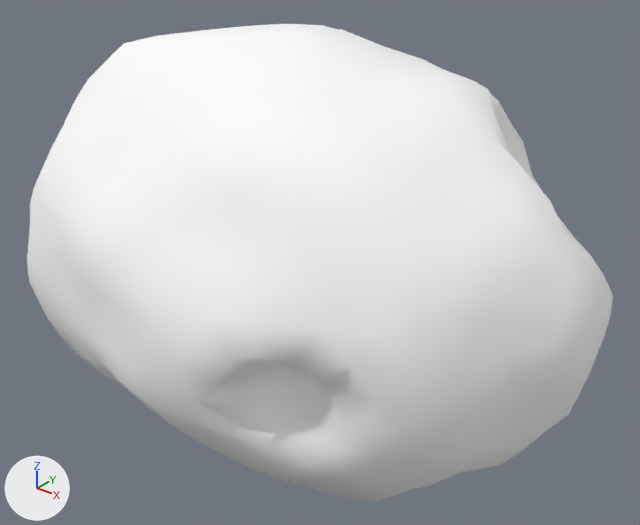
The glTF model assets/asteroids/asteroid_med_13.glb, before and after one commit.
Before and after are seen from a 50 mm lens placed at (1.95, -2.36, 1.46), pointed at (0.06, 0.0, 0.0). Arrows for +X, +Y and +Z are at lower left; the lights stay in place. The first picture is the older version. Vertices at exactly the same position are counted once.

Script lines for the objects in view, before the commit:
```python
mat_rock_asteroid_med_13 = principled_material('Rock_asteroid_med_13')
mat_rock_asteroid_med_13.base_color = (1.0, 1.0, 1.0)  # white #ffffff
mat_rock_asteroid_med_13.metallic = 0.00527
mat_rock_asteroid_med_13.roughness = 0.882
me_icosphere = bpy.data.meshes.new('Icosphere')
me_icosphere.from_pydata(...)  # 642 vertices, 1280 faces; spans x -1.13..1.14, y -0.86..0.84, z -0.76..0.86
me_icosphere.materials.append(mat_rock_asteroid_med_13)  # white #ffffff
ob_asteroid_med_13 = bpy.data.objects.new('asteroid_med_13', me_icosphere)
ob_asteroid_med_13.location = (0.0, 0.0, 0.0)
```
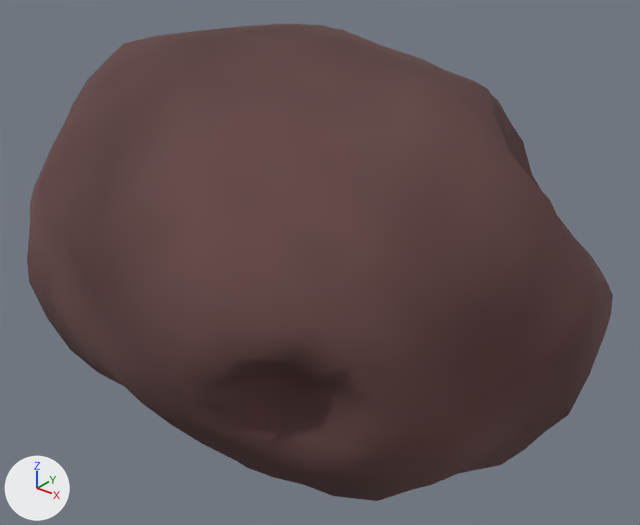
Patch to the scene script:
```diff
--- a/assets/asteroids/asteroid_med_13.glb.py
+++ b/assets/asteroids/asteroid_med_13.glb.py
@@ mat_rock_asteroid_med_13 @@
 n0 = _N.new('ShaderNodeBsdfPrincipled'); n0.name = 'Principled BSDF'
-n0.inputs[0].default_value = (1.0, 1.0, 1.0, 1.0)  # 'Base Color', white #ffffff
-n0.inputs[1].default_value = 0.00527  # 'Metallic'
-n0.inputs[2].default_value = 0.882  # 'Roughness'
+n0.inputs[1].default_value = 0.0158  # 'Metallic'
+n0.inputs[2].default_value = 0.958  # 'Roughness'
 n1 = _N.new('ShaderNodeOutputMaterial'); n1.name = 'Material Output'
+n2 = _N.new('ShaderNodeVertexColor'); n2.name = 'Color Attribute'
 _L.new(n0.outputs[0], n1.inputs[0])  # 'BSDF' to 'Surface'
+_L.new(n2.outputs[0], n0.inputs[0])  # 'Color' to 'Base Color'
@@ me_icosphere @@
 me_icosphere.from_pydata(...)  # 642 vertices, 1280 faces; spans x -1.13..1.14, y -0.86..0.84, z -0.76..0.86
 # used by ob_asteroid_med_13; location = (0.0, 0.0, 0.0)
+# me_icosphere part 1: vertex colours changed
 me_icosphere.materials.append(mat_rock_asteroid_med_13)
```

Changed parts and their boxes [x1, y1, x2, y2] in the pictures (640 x 525 px):
'asteroid_med_13', recoloured (darker)
    both: [27, 24, 613, 501]
